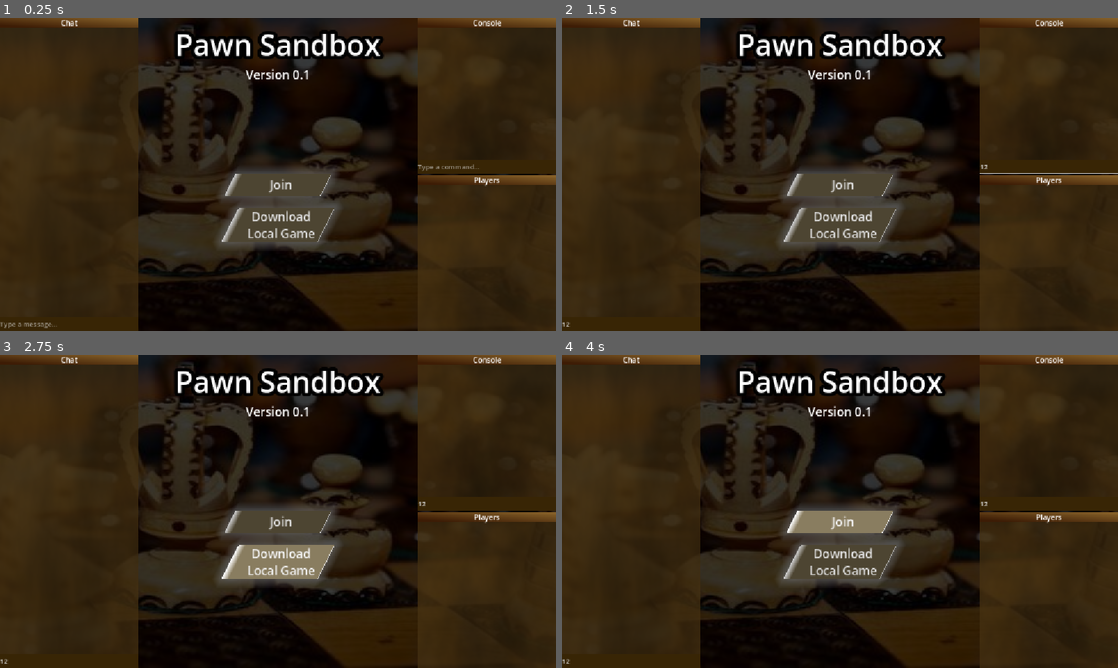
Above: before the commit, frames 1-4 (two rows, left to right).
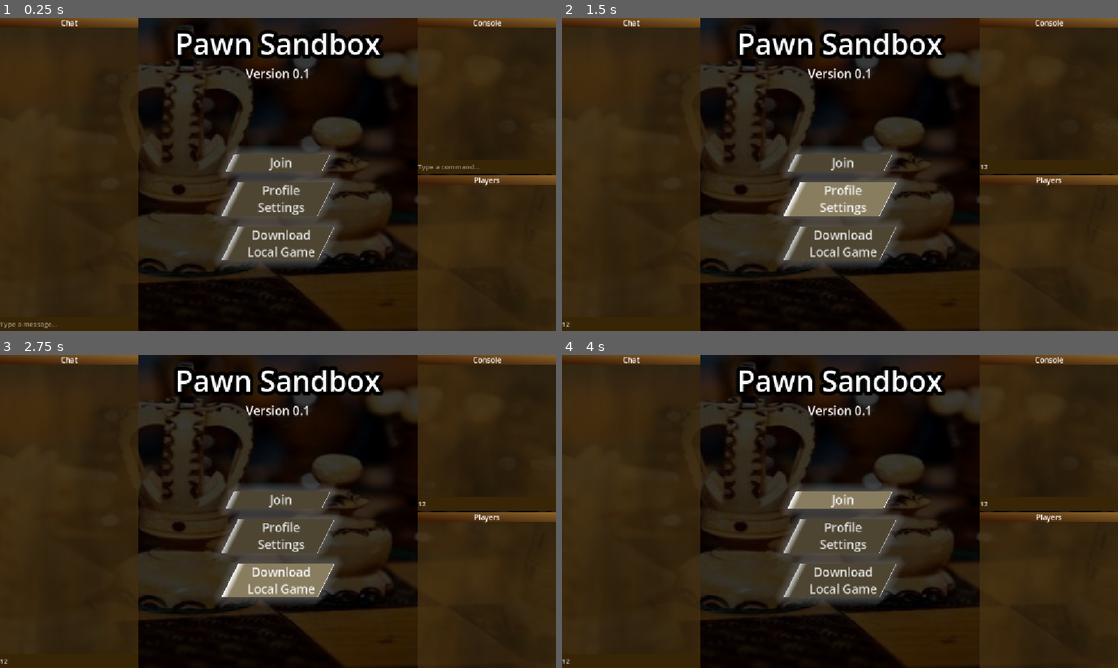
Above: after the commit, the same moments.

Repository: Wizzoplit273/PawnSandbox
Game: Godot game, scene res://origin.tscn
Same seed, same stepped clock (60 frames per second), same inputs: the game is played once before the commit and once after it.
Inputs (mouse positions are in pixels of both pictures, inside the frame that each line leads up to):
- Up to frame 1 (0.25 s): no input
- Up to frame 2 (1.5 s): click (628, 324) at 0.52 s; type "12" at 0.6 s; click (1051, 168) at 0.75 s; type "12" at 0.83 s; click (840, 199) at 1.25 s, where only the run after the commit has a clickable "Profile Settings"
- Up to frame 3 (2.75 s): click "Download Local Game" at 2 s
- Up to frame 4 (4 s): click "Join" at 2.75 s

The runs differ from the first frame. In frame 1, 5.0% of the frame differs, in the area x 31-69%, y 3-80%; in frame 2, 6.4%, in the area x 31-100%, y 3-80%; in frame 3, 6.0%; in frame 4, 6.0%.
Error before the commit: Parse Error: Cannot find member "DATA" in base "network_manager.gd.PacketType". (res://global/network_manager.gd:69)

Commit message:
Improved documentation and wrote signals

Diff:
--- a/godot_project/global/network_manager.gd
+++ b/godot_project/global/network_manager.gd
@@ -4,32 +4,55 @@
 signal disconnected()
 signal peer_connected(id: int)
 signal peer_disconnected(id: int)
-signal packet_received(sender_id: int, data: PackedByteArray)
+signal host_disconnected()
+signal server_closing()
+signal host_grant()
+signal global_chat(sender_id: int, message: String)
+signal private_chat(sender_id: int, message: String)
+signal system_chat(message: String)
+signal start_game()
+signal end_game()
+signal register_move(sender_id: int, move: Variant) ## idk the move's type for now
+signal offer_draw(sender_id: int)
+signal resign(sender_id: int)
+signal assign_team(target_id: int, team: int)
+signal set_username(target_id: int, username: String)
+signal set_icon(target_id: int, icon_code: int)
+signal set_color(target_id: int, color: Vector3)
 
+const PACKET_HEADER_SIZE: int = 5
 ## any packet's header should be 5 bytes(1 byte PacketType + 4 bytes sender/target peer or unused)
-enum PacketType {		  ## ---------------bytes to server----------------- : -----------------bytes to client-----------------
+enum PacketType {		  ## ---------------bytes to server----------------- : -------------------bytes to client---------------------------
 	## connections
 	JOIN_REQUEST = 0,	  ## 1 byte	+ 4 bytes unused						 : -
-	JOIN_ACCEPT = 1,	  ## -												 : 1 byte + 4 bytes assigned peer
-	PEER_JOINED = 2,	  ## -												 : 1 byte + 4 bytes joined peer
+	JOIN_ACCEPT = 1,	  ## -												 : 1 byte + 4 bytes assigned peer + other peer profiles payload
+	PEER_JOINED = 2,	  ## -												 : 1 byte + 4 bytes joined peer profile
 	PEER_LEFT = 3,		  ## -												 : 1 byte + 4 bytes left peer
-	HOST_LEFT = 4,		  ## -												 : 1 byte + 4 bytes left peer
+	HOST_LEFT = 4,		  ## -												 : 1 byte + 4 bytes unused(host peer is always 1)
+	SERVER_CLOSING = 5,	  ## -												 : 1 byte + 4 bytes unused
 	## host
-	HOST_GRANT = 5,		  ## 1 byte + 4 bytes target peer					 : 1 byte + 4 bytes unused
+	HOST_GRANT = 6,		  ## 1 byte + 4 bytes target peer					 : 1 byte + 4 bytes unused
 	## messaging
-	GLOBAL_CHAT = 6,	  ## 1 byte + 4 bytes unused	  + message payload	 : 1 byte + 4 bytes sender peer	  + message payload
-	PRIVATE_CHAT = 7,	  ## 1 byte + 4 bytes target peer + message payload  : 1 byte + 4 bytes sender peer	  + message payload
-	SYSTEM_CHAT = 8,	  ## 1 byte + 4 bytes unused	  + message payload	 : 1 byte + 4 bytes unused		  + message payload
+	GLOBAL_CHAT = 7,	  ## 1 byte + 4 bytes unused	  + message payload	 : 1 byte + 4 bytes sender peer	  + message payload
+	PRIVATE_CHAT = 8,	  ## 1 byte + 4 bytes target peer + message payload  : 1 byte + 4 bytes sender peer	  + message payload
+	SYSTEM_CHAT = 9,	  ## 1 byte + 4 bytes unused	  + message payload	 : 1 byte + 4 bytes unused		  + message payload
 	## game flow
-	START_GAME = 9,		  ## 1 byte + 4 bytes unused						 : 1 byte + 4 bytes unused
-	END_GAME = 10,		  ## 1 byte + 4 bytes unused						 : 1 byte + 4 bytes unused
-	REGISTER_MOVE = 11,	  ## 1 byte + 4 bytes unused 	  + move payload	 : 1 byte + 4 bytes sender peer	  + move payload
-	OFFER_DRAW = 12,	  ## 1 byte + 4 bytes unused						 : 1 byte + 4 bytes sender peer
-	RESIGN = 13,		  ## 1 byte + 4 bytes unused						 : 1 byte + 4 bytes sender peer
-	## peer configuration
-	ASSIGN_USERNAME = 14, ## 1 byte + 4 bytes target peer + username payload : 1 byte + 4 bytes unused		  + username payload
-	ASSIGN_TEAM = 15,	  ## 1 byte + 4 bytes target peer + team payload	 : 1 byte + 4 bytes unused		  + team payload
+	START_GAME = 10,	  ## 1 byte + 4 bytes unused						 : 1 byte + 4 bytes unused
+	END_GAME = 11,		  ## 1 byte + 4 bytes unused						 : 1 byte + 4 bytes unused
+	REGISTER_MOVE = 12,	  ## 1 byte + 4 bytes unused 	  + move payload	 : 1 byte + 4 bytes sender peer	  + move payload
+	OFFER_DRAW = 13,	  ## 1 byte + 4 bytes unused						 : 1 byte + 4 bytes sender peer
+	RESIGN = 14,		  ## 1 byte + 4 bytes unused						 : 1 byte + 4 bytes sender peer
+	## peer lobby
+	ASSIGN_TEAM = 15,	  ## 1 byte + 4 bytes target peer + team payload	 : 1 byte + 4 bytes target peer	   + team payload
+	## peer profile
+	SET_USERNAME = 16,	  ## 1 byte + 4 bytes target peer + username payload : 1 byte + 4 bytes target peer	   + username payload
+	SET_ICON = 17,		  ## 1 byte + 4 bytes target peer + 1 byte enum		 : 1 byte + 4 bytes target peer	   + 1 byte enum
+	SET_COLOR = 18,		  ## 1 byte + 4 bytes target peer + color payload	 : 1 byte + 4 bytes target peer	   + color payload
 }
+## message payload: string encoded in ASCII or UTF-8(we'll see in the future)
+## move payload: more complicated, you could move multiple pieces + select promotion piece + move/capture flags + etc.
+## username payload: string encoded in ASCII or UTF-8(we'll see in the future)
+## team payload: unsigned 32-bit integer for team ID
 
 const OFFLINE_ID: int = 0
 const RELAY_ID: int = 0
@@ -58,15 +81,12 @@
 	connect_to_relay(url)
 
 func leave_server() -> void:
-	if relay_connected: send_internal(PacketType.PEER_LEFT, BROADCAST_ID)
+	#if relay_connected: send_data(PacketType.PEER_LEFT, BROADCAST_ID) # ???
 	socket.close()
 	peers.clear()
 	relay_connected = false
 	my_id = OFFLINE_ID
 	set_process(false)
-
-func send_data(target_id: int, data: PackedByteArray) -> void:
-	send_internal(PacketType.DATA, target_id, data)
 
 func connect_to_relay(url: String) -> void:
 	relay_connected = false
@@ -88,9 +108,7 @@
 		if not relay_connected:
 			relay_connected = true
 			if my_id == HOST_ID: connected_to_server.emit() # ???
-			else:
-				# Ask the host to acknowledge our connection
-				send_internal(PacketType.JOIN_REQUEST, HOST_ID)
+			else: send_data(PacketType.JOIN_REQUEST)
 		var processed_packet_count: int = 0
 		while socket.get_available_packet_count() > 0 and processed_packet_count < MAX_PACKETS_PER_FRAME:
 			handle_raw_packet(socket.get_packet())
@@ -99,51 +117,38 @@
 		disconnected.emit()
 		leave_server()
 
-func send_internal(type: int, target_id: int, payload: PackedByteArray = PackedByteArray()) -> void:
-	## 9-Byte Header: [Type: u8 (1 byte)] + [Sender: i32 (4 bytes)] + [Target: i32 (4 bytes)]
+func send_data(type: int, target_id: int = HOST_ID, payload: PackedByteArray = PackedByteArray()) -> void:
+	## 5-byte header: 1 byte PacketType + 4 bytes 32-bit target_id if sending, sender_id if receiving, or unused
 	var buffer := StreamPeerBuffer.new()
 	buffer.put_u8(type)
-	buffer.put_32(my_id)
 	buffer.put_32(target_id)
 	var packet := buffer.data_array
 	packet.append_array(payload)
 	socket.send(packet, WebSocketPeer.WRITE_MODE_BINARY)
 
 func handle_raw_packet(packet: PackedByteArray) -> void:
-	if packet.size() < 9: return
+	if packet.size() < PACKET_HEADER_SIZE: return
 	var buffer := StreamPeerBuffer.new()
 	buffer.data_array = packet
 	var type := buffer.get_u8()
 	var sender_id := buffer.get_32()
-	var target_id := buffer.get_32()
-	if target_id != BROADCAST_ID and target_id != my_id: return
 	var current_packet_count: int = peer_packet_counts.get(sender_id, 0)
 	if current_packet_count > MAX_PACKETS_PER_INTERVAL: return
 	peer_packet_counts[sender_id] = current_packet_count + 1
-	var payload := packet.slice(9)
+	var payload := packet.slice(PACKET_HEADER_SIZE)
 	match type:
-		PacketType.JOIN_REQUEST:
-			if my_id == HOST_ID: return
-			#if sender_id in peers: return
-			var assign_id: int = generate_unique_id()
-			peers.append(assign_id)
-			var accept_buffer := StreamPeerBuffer.new()
-			accept_buffer.put_32(peers.size() - 1)
-			for p in peers:
-				if p == assign_id: continue
-				accept_buffer.put_32(p)
-			send_internal(PacketType.JOIN_ACCEPT, assign_id, accept_buffer.data_array)
-			var join_message := StreamPeerBuffer.new()
-			join_message.put_32(assign_id)
-			send_internal(PacketType.PEER_JOINED, BROADCAST_ID, join_message.data_array)
-			peer_connected.emit(assign_id)
+		PacketType.JOIN_REQUEST: return
 		PacketType.JOIN_ACCEPT:
 			if my_id != OFFLINE_ID: return
+			my_id = sender_id
 			peers.append(HOST_ID)
 			var player_buffer := StreamPeerBuffer.new()
 			player_buffer.data_array = payload
 			var peer_count := player_buffer.get_32()
-			for i in range(peer_count): peers.append(player_buffer.get_32())
+			for i in range(peer_count):
+				var pid: int = player_buffer.get_32()
+				if pid == my_id: continue
+				peers.append(pid)
 			connected_to_server.emit()
 		PacketType.PEER_JOINED:
 			var player_buffer := StreamPeerBuffer.new()
@@ -159,4 +164,28 @@
 			if left_peer in peers:
 				peers.erase(left_peer)
 				peer_disconnected.emit(left_peer)
-		PacketType.DATA: packet_received.emit(sender_id, payload)
+		PacketType.HOST_LEFT:
+			if 1 in peers:
+				peers.erase(1)
+				host_disconnected.emit()
+		PacketType.SERVER_CLOSING:
+			server_closing.emit()
+			#relay_connected = false # ???
+			leave_server()
+		PacketType.HOST_GRANT:
+			my_id = 1
+			peers.erase(1)
+			peers.append(sender_id)
+			host_grant.emit()
+		PacketType.GLOBAL_CHAT: return
+		PacketType.PRIVATE_CHAT: return
+		PacketType.SYSTEM_CHAT: return
+		PacketType.START_GAME: return
+		PacketType.END_GAME: return
+		PacketType.REGISTER_MOVE: return
+		PacketType.OFFER_DRAW: return
+		PacketType.RESIGN: return
+		PacketType.ASSIGN_TEAM: return
+		PacketType.SET_USERNAME: return
+		PacketType.SET_ICON: return
+		PacketType.SET_COLOR: return
--- a/godot_project/ui/offline_menu/offline_menu.tscn
+++ b/godot_project/ui/offline_menu/offline_menu.tscn
@@ -74,6 +74,22 @@
 size_flags_stretch_ratio = 0.1
 metadata/_edit_lock_ = true
 
+[node name="ProfileSettingsButton" type="Button" parent="Container" unique_id=1745257752]
+custom_minimum_size = Vector2(200, 0)
+layout_mode = 2
+size_flags_horizontal = 4
+size_flags_vertical = 3
+size_flags_stretch_ratio = 0.25
+text = "Profile
+Settings"
+metadata/_edit_lock_ = true
+
+[node name="Spacer4" type="Control" parent="Container" unique_id=2048631617]
+layout_mode = 2
+size_flags_vertical = 3
+size_flags_stretch_ratio = 0.1
+metadata/_edit_lock_ = true
+
 [node name="DownloadButton" type="Button" parent="Container" unique_id=1399901732]
 custom_minimum_size = Vector2(200, 0)
 layout_mode = 2
@@ -84,7 +100,7 @@
 Local Game"
 metadata/_edit_lock_ = true
 
-[node name="Spacer4" type="Control" parent="Container" unique_id=119674569]
+[node name="Spacer5" type="Control" parent="Container" unique_id=1495888446]
 layout_mode = 2
 size_flags_vertical = 3
 metadata/_edit_lock_ = true
